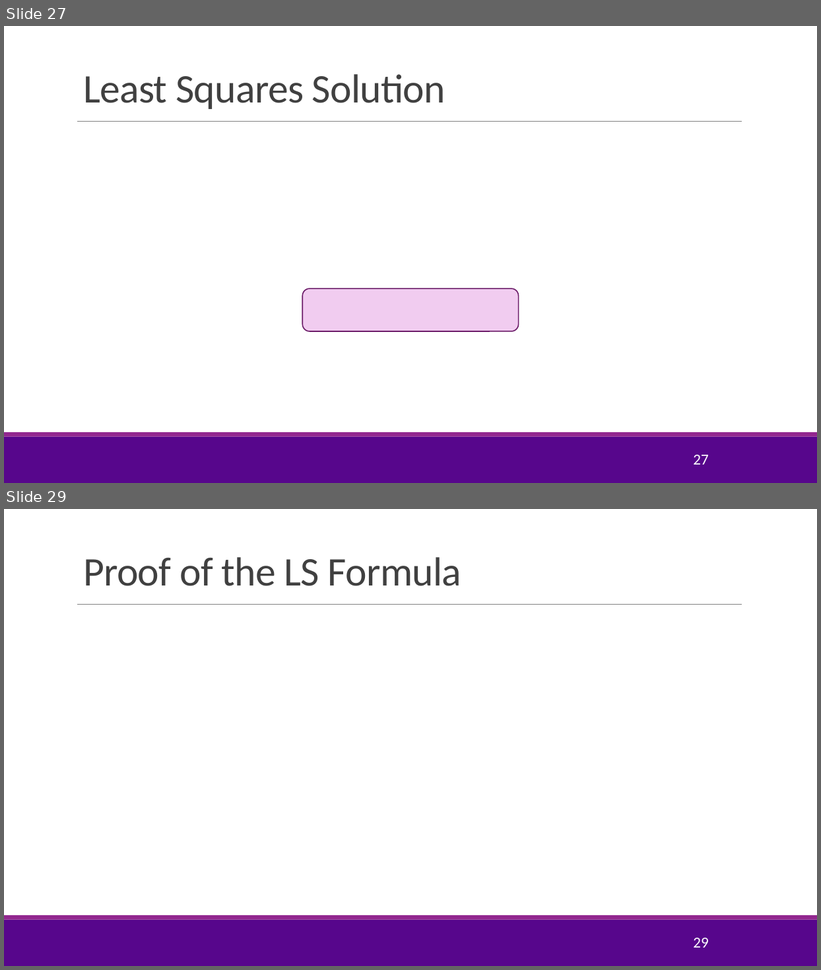
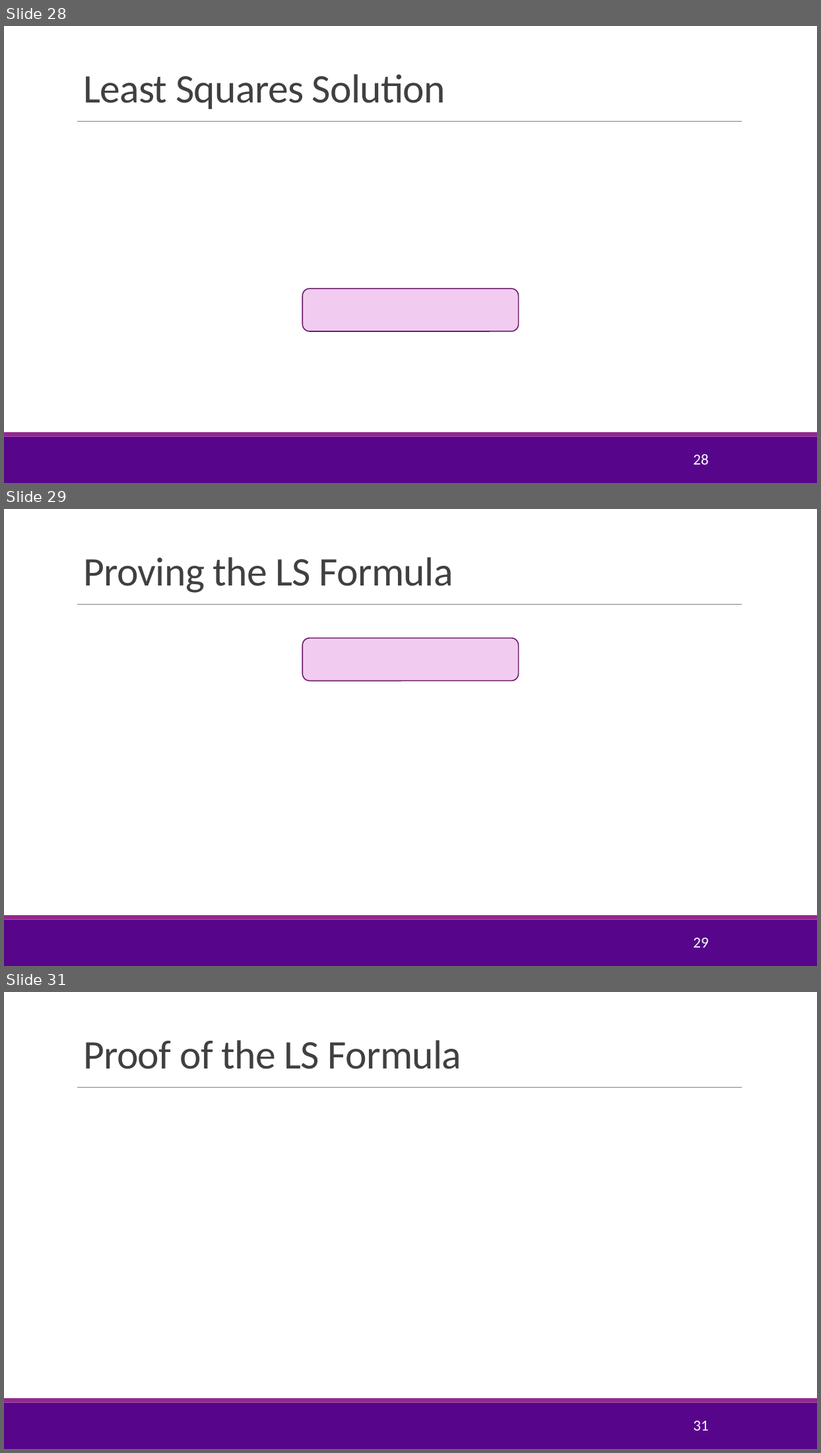
Before and after one commit to sdrangan/introml, a slide deck: lectures/Lect03_MultLinRegression.pptx. Shown one above the other, each under a label of ours: slides 27 and 29 before the commit, slides 28, 29 and 31 after it; the slides between them are not shown. The pictures are 821x970 and 821x1453 pixels, drawn with LibreOffice and Linux fonts; fonts in the diff are those of the drawing; grey boxes stand for pictures; background and template pictures are left out. Boxes give left, top, right and bottom in pixels: in the first picture for what was removed or moved away, otherwise in the second. Text is boxed around its words. In the diff, an @@ line names an element or a change of style, - is before the commit and + after.

```diff
--- a/lectures/Lect03_MultLinRegression.pptx
+++ b/lectures/Lect03_MultLinRegression.pptx
@@ slide 29 added at box(4, 509, 817, 966), background #FFFFFF; not listed: 3 template elements that a slide beside it also shows @@
@@ title added at box(83, 557, 453, 593), 48 pt, text #404040 @@
+Proving the LS Formula
@@ rounded rectangle added at box(303, 638, 519, 681), fill #F1CCF0, outline #6C1D6A 1.25 pt @@
@@ page number added at box(693, 938, 708, 948), 18 pt, text #FFFFFF @@
+29
@@ what was slide 27 is now slide 28 @@
@@ page number at box(693, 454, 708, 465): text changed @@
-27
+28
@@ what was slide 29 is now slide 31 @@
@@ page number at box(693, 1421, 708, 1431): text changed @@
-29
+31
```
Also in this commit, not shown: 6 slides changed, 3 other slides added, 2 slides removed, 4 other files.
